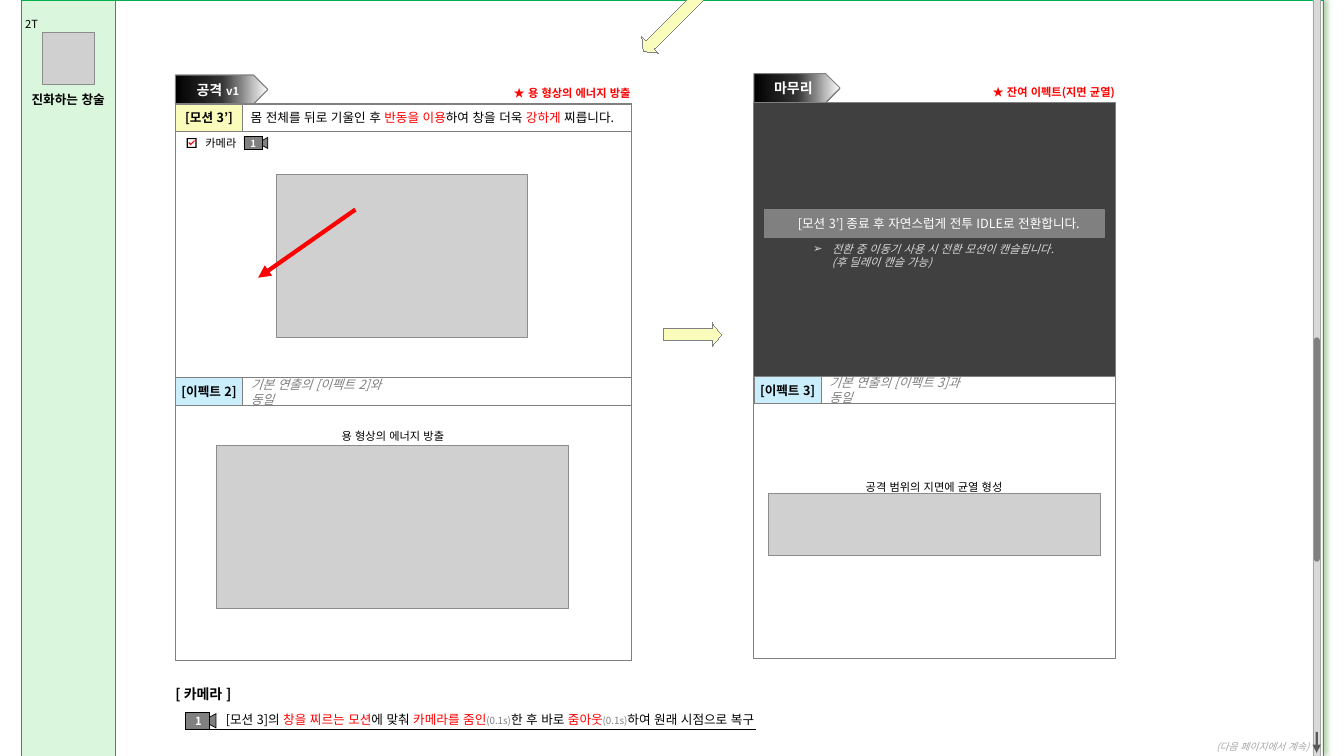
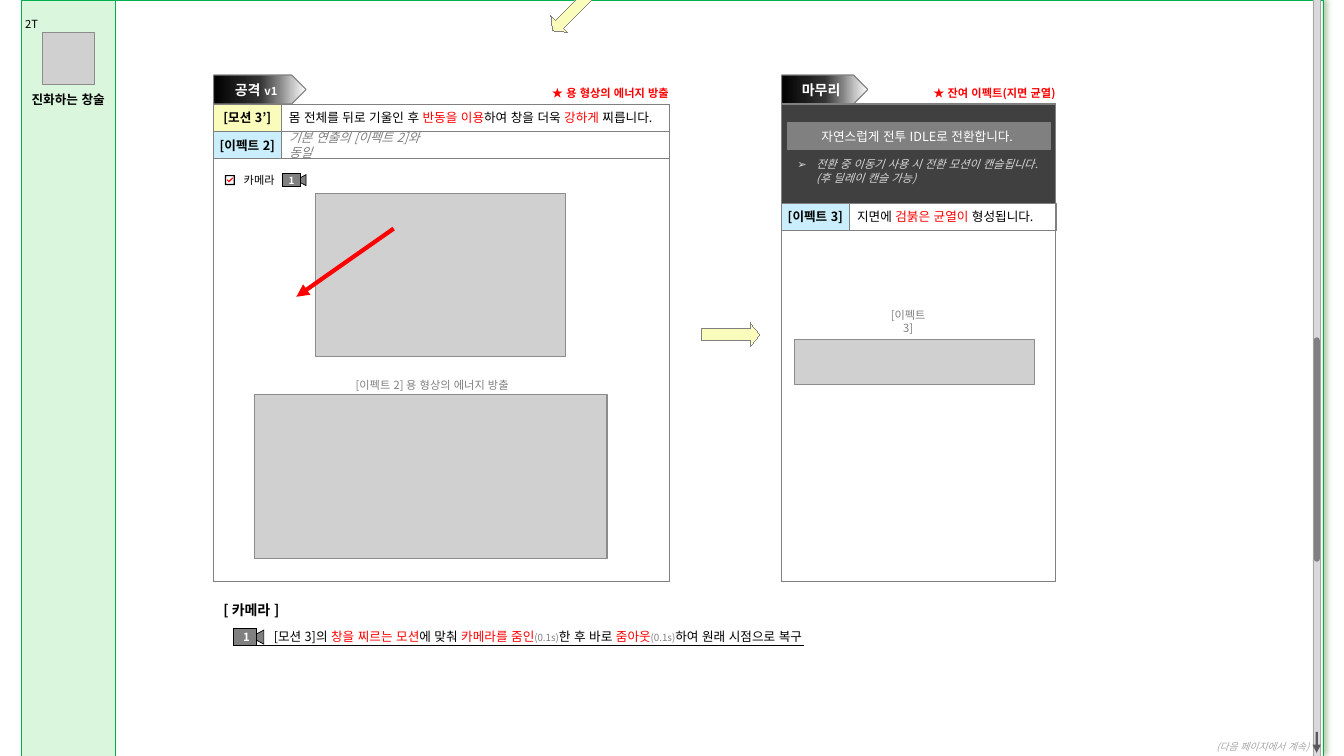
Before and after one commit to hjs0913/GameDesign, a slide deck: slide 7 of 로스트아크/창술사 역기획/스킬/[집중 스킬] 적룡포.pptx. Drawn at 1344x756 pixels with LibreOffice and Linux fonts; fonts in the diff are those of the drawing; grey boxes stand for pictures. Boxes give left, top, right and bottom in pixels: in the first picture for what was removed or moved away, otherwise in the second. Text is boxed around its words. In the diff, an @@ line names an element or a change of style, - is before the commit and + after.

```diff
--- a/로스트아크/창술사 역기획/스킬/[집중 스킬] 적룡포.pptx
+++ b/로스트아크/창술사 역기획/스킬/[집중 스킬] 적룡포.pptx
@@ right arrow: place and size @@
-right arrow at (636,0,747,60)
+right arrow at (545,0,625,39)
@@ pentagon arrow "마무리": place and size @@
-pentagon arrow "마무리" at (754,74,841,103)
+pentagon arrow "마무리" at (781,75,868,104)
@@ text "★ 잔여 이펙트(지면 균열)": place and size @@
-text "★ 잔여 이펙트(지면 균열)" at (1007,86,1115,98)
+text "★ 잔여 이펙트(지면 균열)" at (948,87,1056,99)
@@ rectangle: place and size @@
-rectangle at (175,104,631,378)
+rectangle at (214,104,669,582)
@@ rectangle: place and size @@
-rectangle at (754,103,1116,377)
+rectangle at (781,104,1056,203)
@@ rectangle: place and size @@
-rectangle at (754,376,1116,658)
+rectangle at (781,104,1056,582)
@@ 2 rectangles, 1 text: place and size @@
-2 rectangles, 1 text at (175,377,631,406)
+2 rectangles, 1 text at (214,131,669,159)
@@ rectangle: place and size @@
-rectangle at (765,210,1105,237)
+rectangle at (787,122,1051,149)
@@ text at (821,130,1012,142): text changed @@
-[모션 3’] 종료 후 자연스럽게 전투 IDLE로 전환합니다.
+자연스럽게 전투 IDLE로 전환합니다.
@@ 2 freeform shapes, 1 rectangle, 1 text, 1 triangle: place and size @@
-2 freeform shapes, 1 rectangle, 1 text, 1 triangle at (187,136,268,149)
+2 freeform shapes, 1 rectangle, 1 text, 1 triangle at (225,173,306,187)
@@ text "전환 중 이동기 사용 시 ...": place and size @@
-text "전환 중 이동기 사용 시 ..." at (832,244,1054,268)
+text "전환 중 이동기 사용 시 ..." at (816,159,1038,184)
@@ picture: place and size @@
-picture at (277,174,527,338)
+picture at (316,194,566,357)
@@ rectangle "[이펙트 3]": place and size @@
-rectangle "[이펙트 3]" at (754,376,822,403)
+rectangle "[이펙트 3]" at (781,204,849,231)
@@ rectangle: place and size @@
-rectangle at (754,376,1116,403)
+rectangle at (781,204,1056,231)
@@ arrow moved from (356, 210) - (258, 278) to (394, 229) - (296, 296) @@
@@ text added at (857,210,1033,222), 9 pt, text #000000 @@
+지면에 검붉은 균열이 형성됩니다.
@@ 2 texts, 2 rectangles, 1 pentagon arrow, 1 right arrow: place and size @@
-2 texts, 2 rectangles, 1 pentagon arrow, 1 right arrow at (175,75,722,346)
+2 texts, 2 rectangles, 1 pentagon arrow, 1 right arrow at (214,75,760,346)
@@ text at (891,310,926,334): text changed; size 9 to 8 pt; italic off @@
-기본 연출의 [이펙트 3]과 동일
+[이펙트 3]
@@ picture: place and size @@
-picture at (768,494,1101,556)
+picture at (796,340,1035,384)
@@ rectangle removed at (175,378,631,660) @@
@@ text at (356,380,509,391): text changed; text colour #000000 to #808080 @@
-용 형상의 에너지 방출
+[이펙트 2] 용 형상의 에너지 방출
@@ picture: place and size @@
-picture at (217,446,569,609)
+picture at (255,394,607,558)
@@ text removed at (866,481,1003,494) @@
-공격 범위의 지면에 균열 형성
@@ rectangle "1": place and size @@
-rectangle "1" at (186,713,209,730)
+rectangle "1" at (233,629,256,646)
@@ line moved from (198, 729) - (756, 729) to (245, 645) - (804, 645) @@
@@ 2 texts, 1 triangle: place and size @@
-2 texts, 1 triangle at (184,687,754,728)
+2 texts, 1 triangle at (232,603,802,645)
```
Also in this commit, not shown: 3 other slides changed, 5 other files.
